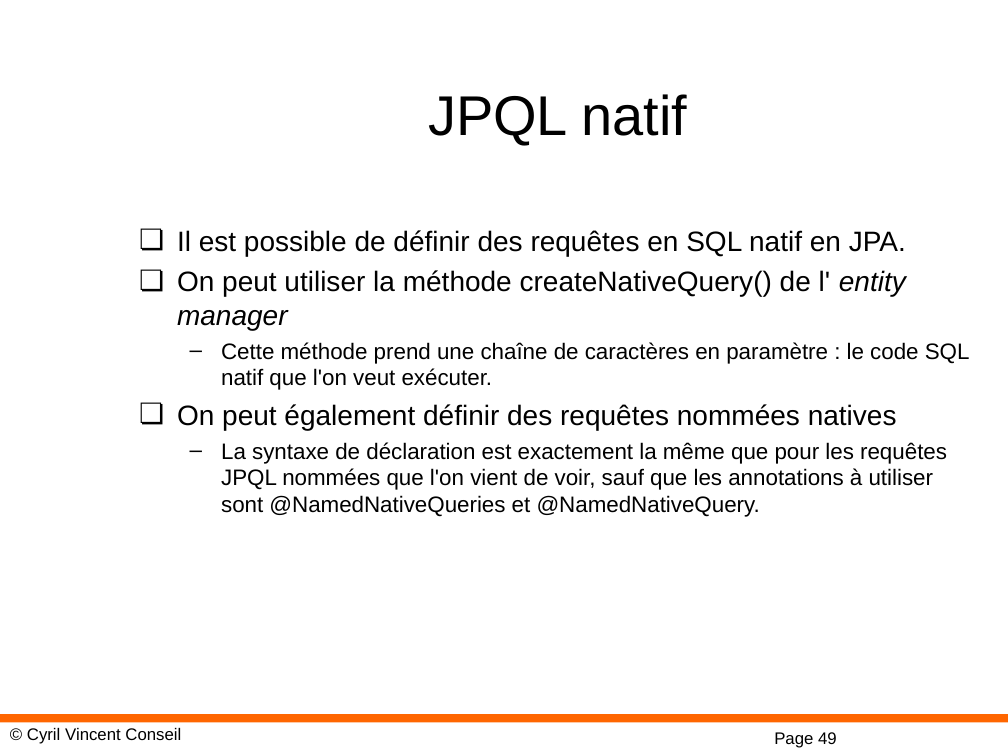
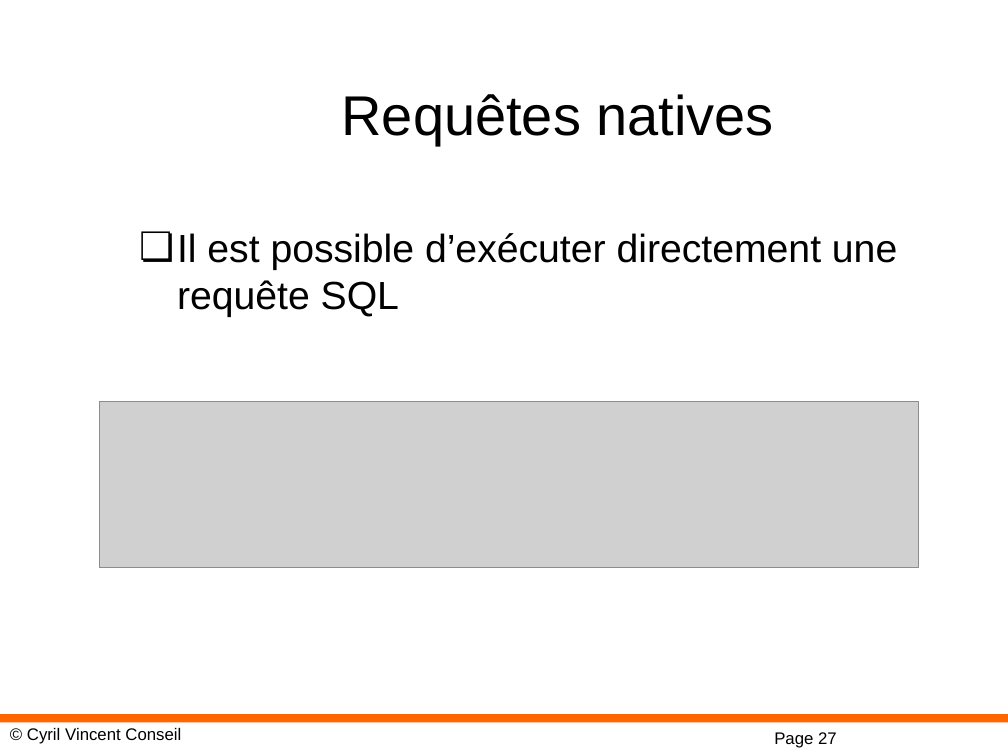
Before and after one commit to cyrilvincent/spring, a slide deck: slide 27 of ppt/08-SpringJPASQL.ppt (slide 49 before the commit). Drawn at 1008x756 pixels with LibreOffice and Linux fonts; fonts in the diff are those of the drawing; grey boxes stand for pictures; background and template pictures are left out. Boxes give left, top, right and bottom in pixels: in the first picture for what was removed or moved away, otherwise in the second. Text is boxed around its words. In the diff, an @@ line names an element or a change of style, - is before the commit and + after.

```diff
--- a/ppt/08-SpringJPASQL.ppt
+++ b/ppt/08-SpringJPASQL.ppt
@@ title at bbox=[342, 94, 774, 145]: text changed @@
-JPQL natif
+Requêtes natives
@@ text at bbox=[177, 233, 897, 317]: text changed; size 16 to 28 pt @@
-❏ Il est possible de définir des requêtes en SQL natif en JPA.
-❏ On peut utiliser la méthode createNativeQuery() de l' entity manager
-  – Cette méthode prend une chaîne de caractères en paramètre : le code SQL natif que l'on veut exécuter.
-❏ On peut également définir des requêtes nommées natives
-  – La syntaxe de déclaration est exactement la même que pour les requêtes JPQL nommées que l'on vient de voir, sauf que les annotations à utiliser sont @NamedNativeQueries et @NamedNativeQuery.
+❏ Il est possible d’exécuter directement une requête SQL
@@ picture added at bbox=[99, 402, 918, 569] @@
@@ page number at bbox=[774, 732, 837, 748]: text changed @@
-Page 49
+Page 27
```
Also in this commit, not shown: 1 other slide changed, 12 slides added, 32 slides removed, 28 other files.
